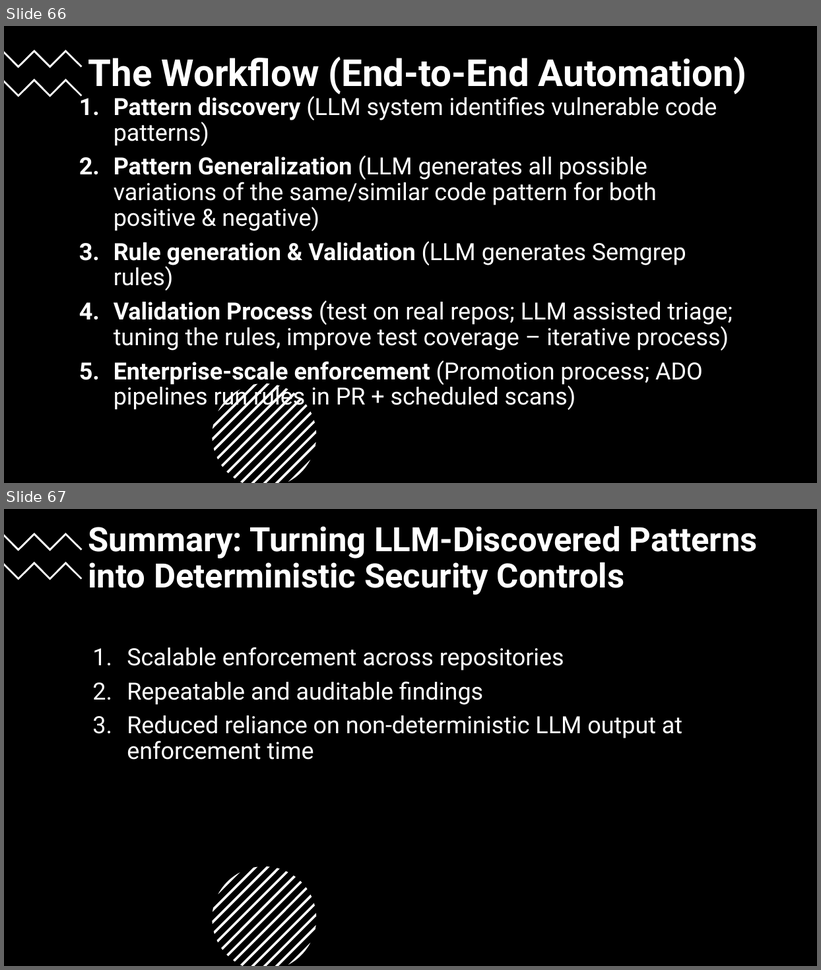
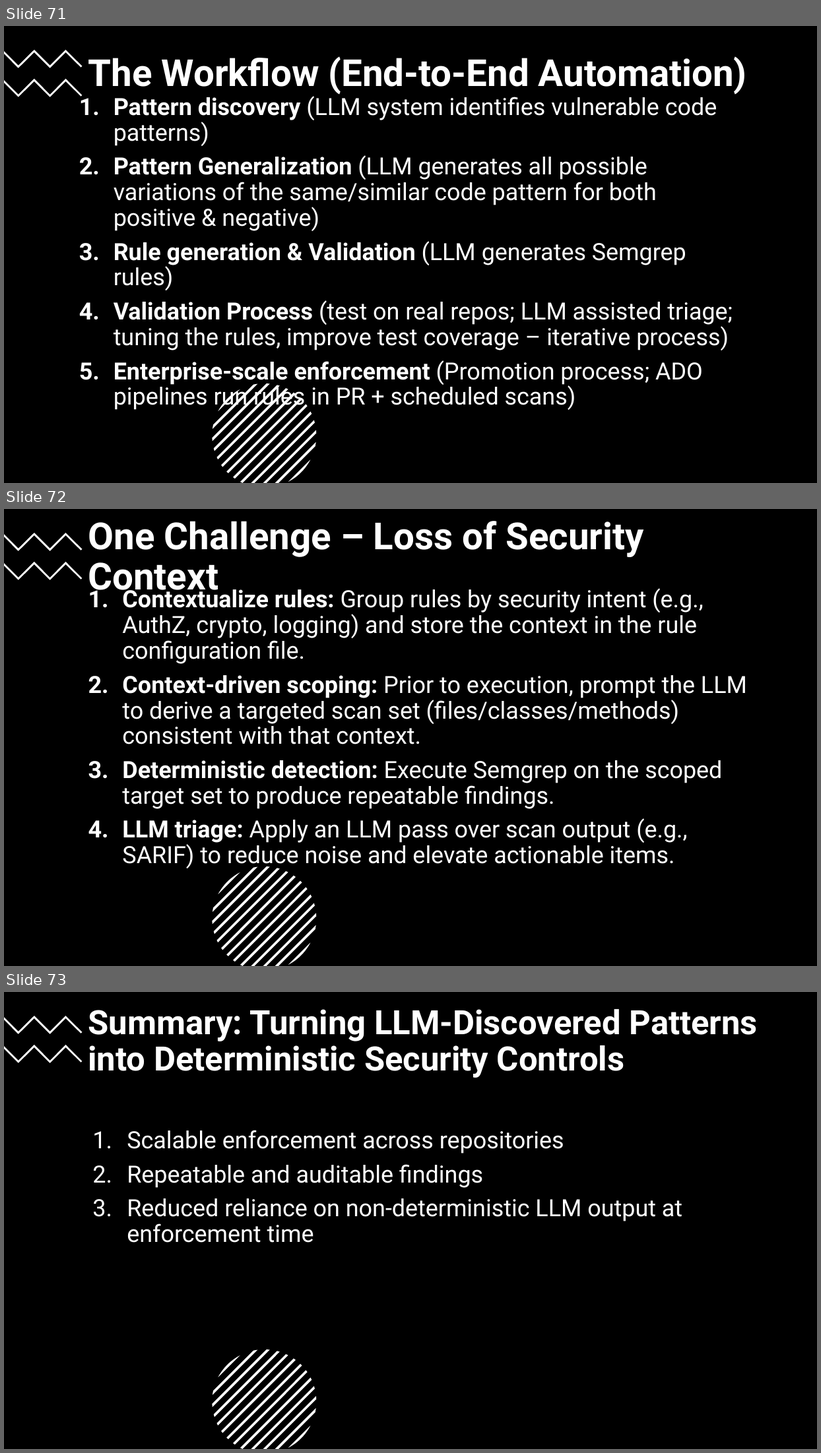
Before and after one commit to 247arjun/dc32-sast-workshop, a slide deck: BSides-Seattle-2026-Workshop.pptx. Shown one above the other, each under a label of ours: slides 66 and 67 before the commit, slides 71, 72 and 73 after it. The pictures are 821x970 and 821x1453 pixels, drawn with LibreOffice and Linux fonts; fonts in the diff are those of the drawing. Boxes give left, top, right and bottom in pixels: in the first picture for what was removed or moved away, otherwise in the second. Text is boxed around its words. In the diff, an @@ line names an element or a change of style, - is before the commit and + after.

```diff
--- a/BSides-Seattle-2026-Workshop.pptx
+++ b/BSides-Seattle-2026-Workshop.pptx
@@ slide 72 added at box(4, 509, 817, 966), background #FFFFFF @@
@@ rectangle added at box(4, 509, 817, 966), fill #000000 @@
@@ title added at box(88, 521, 644, 598), 44 pt, text #FFFFFF, bold @@
+One Challenge – Loss of Security Context
@@ freeform shape added at box(4, 533, 82, 551), fill #FFFFFF @@
@@ freeform shape added at box(4, 561, 82, 580), fill #FFFFFF @@
@@ text added at box(122, 586, 747, 869), 28 pt, text #FFFFFF @@
+1. Contextualize rules: Group rules by security intent (e.g., AuthZ, crypto, logging) and store the context in the rule configuration file.
+2. Context-driven scoping: Prior to execution, prompt the LLM to derive a targeted scan set (files/classes/methods) consistent with that context.
+3. Deterministic detection: Execute Semgrep on the scoped target set to produce repeatable findings.
+4. LLM triage: Apply an LLM pass over scan output (e.g., SARIF) to reduce noise and elevate actionable items.
@@ group added at box(212, 867, 316, 966): 13 freeform shapes @@
@@ what was slide 66 is now slide 71 @@
@@ what was slide 67 is now slide 73 @@
```
Also in this commit, not shown: 2 slides changed, 1 other file.
